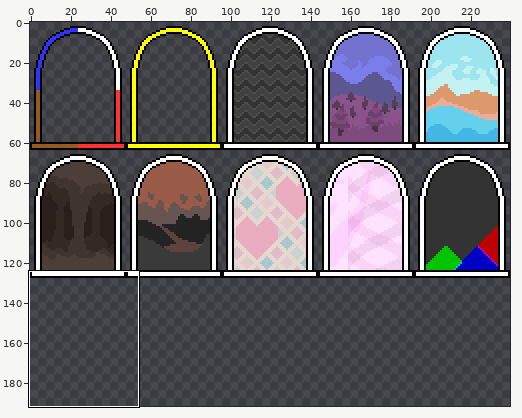
File history of a sprite sheet, Graphics/Entities/entrances.png. Above: a wide view before the commit, with the close-up outlined.
Close-up. Earlier state:
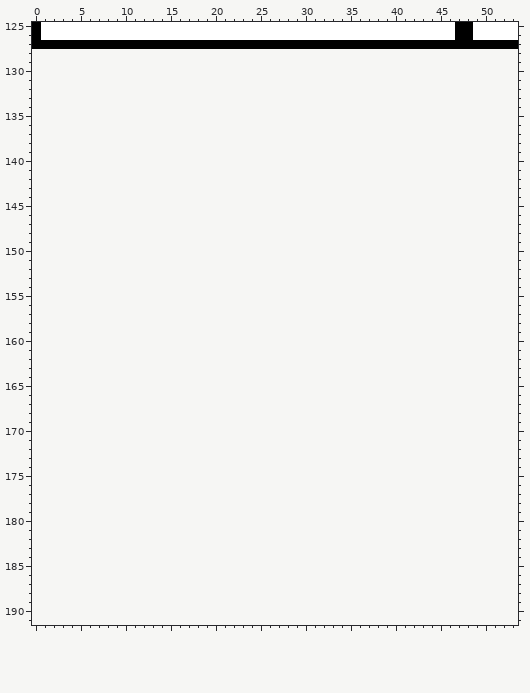
The file is 240x128 pixels. Colours within 5 levels of each other are drawn and written as one. Shown: x 0..53, y 125..191. The old version is drawn lined up with the new one, on the new canvas.
After:
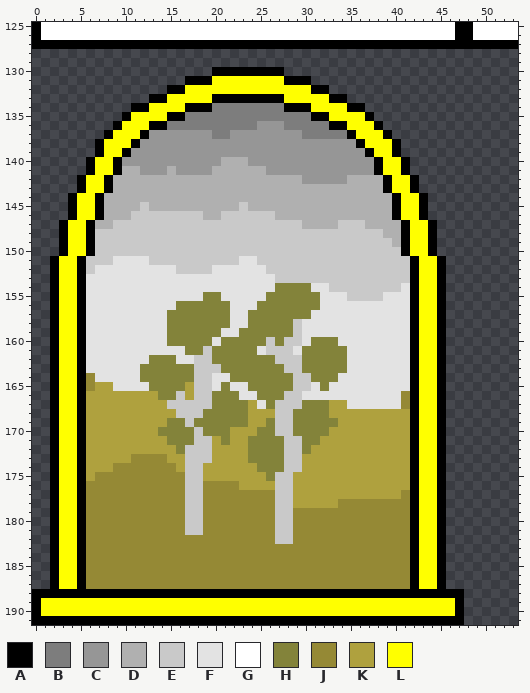
Palette (. is transparent): A #000000  B #7d7d7d  C #969696  D #b0b0b0  E #c9c9c9  F #e3e3e3  G #ffffff  H #83833a  J #958935  K #afa13e  L #ffff00
Commit message: meadowlands entrance
From old to new:
canvas 240x128 -> 240x192
y 130: x 20..27 ........ -> AAAAAAAA
y 131: x 17..30 .............. -> AAALLLLLLLLAAA
y 132: x 15..32 .................. -> AALLLLLLLLLLLLLLAA
y 133: x 13..34 ...................... -> AALLLLLAAAAAAAALLLLLAA
y 134: x 11..36 .......................... -> AALLLLAAABBBBBBBBAAALLLLAA
y 135: x 10..37 ............................ -> ALLLLAABBBBBBBBBBBBBBAALLLLA
y 136: x 9..38 .............................. -> ALLLAABBBBBBBBBBCCCBBBBBAALLLA
y 137: x 8..39 ................................ -> ALLLACCCCCCCBBCCCCCCCCBBBBBALLLA
y 138: x 7..40 .................................. -> ALLLACCCCCCCCCCCCCCCCCCCCCCCCALLLA
y 139: x 7..40 .................................. -> ALLACCCCCCCCCCCCCCCCCCCCCCCCCCALLA
y 140: x 6..41 .................................... -> ALLACCCCCCCCCCCDDDCCCCCCCCCCCCCCALLA
y 141: x 6..41 .................................... -> ALLADDCCCDCCCCDDDDDDCCCCCCCCCCCCALLA
y 142: x 5..42 ...................................... -> ALLADDDDDDDDDDDDDDDDDDDDDCCCCCDDDDALLA
y 143: x 5..42 ...................................... -> ALLADDDDDDDDDDDDDDDDDDDDDDDDDDDDDDALLA
y 144: x 4..43 ........................................ -> ALLADDDDDDDDDDDDDDDDDDDDDDDDDDDDDDDDALLA
y 145: x 4..43 ........................................ -> ALLADDDDEDDDDDDDDDDEDDDDDDDDDDDDDDDDALLA
y 146: x 4..43 ........................................ -> ALLADDDEEEEEEEEDDEEEEEEDDDDDDDDDDDDDALLA
y 147: x 3..44 .......................................... -> ALLADDEEEEEEEEEEEEEEEEEEEEEDDDDEEEDDDDALLA
y 148: x 3..44 .......................................... -> ALLAEEEEEEEEEEEEEEEEEEEEEEEEEEEEEEEEDDALLA
y 149: x 3..44 .......................................... -> ALLAEEEEEEEEEEEEEEEEEEEEEEEEEEEEEEEEEDALLA
y 150: x 3..44 .......................................... -> ALLAEEEEEEEEEEEEEEEEEEEEEEEEEEEEEEEEEEALLA
y 151: x 2..45 ............................................ -> ALLAEEEFFFFEEEEEEEEEEFFEEEEEEEEEEEEEEEEEALLA
y 152: x 2..45 ............................................ -> ALLAEFFFFFFFFFEEEEFFFFFFEEEEEEEEEEEEEEEEALLA
y 153: x 2..45 ............................................ -> ALLAFFFFFFFFFFFFFFFFFFFFFEEEEEEEEEEEEEEEALLA
y 154: x 2..45 ............................................ -> ALLAFFFFFFFFFFFFFFFFFFFFFHHHHFFEEEEEEEEFALLA
y 155: x 2..45 ............................................ -> ALLAFFFFFFFFFFFFFHHFFFFFHHHHHHFFFEEEEFFFALLA
y 156: x 2..45 ............................................ -> ALLAFFFFFFFFFFHHHHHHFFFHHHHHHHFFFFFFFFFFALLA
y 157: x 2..45 ............................................ -> ALLAFFFFFFFFFHHHHHHHFFHHHHHHHFFFFFFFFFFFALLA
y 158: x 2..45 ............................................ -> ALLAFFFFFFFFFHHHHHHHFFHHHHHEFFFFFFFFFFFFALLA
y 159: x 2..45 ............................................ -> ALLAFFFFFFFFFHHHHHHFFHHHHHHEFFFFFFFFFFFFALLA
y 160: x 2..45 ............................................ -> ALLAFFFFFFFFFHHHHHFHHHHHEHEEFHHHFFFFFFFFALLA
y 161: x 2..45 ............................................ -> ALLAFFFFFFFFFFFHHEHHHHHFEEEFHHHHHFFFFFFFALLA
y 162: x 2..45 ............................................ -> ALLAFFFFFFFHHHFFEEHHHHHHHEEEHHHHHFFFFFFFALLA
y 163: x 2..45 ............................................ -> ALLAFFFFFFHHHHHHEEEHHHHHHHEEHHHHHFFFFFFFALLA
y 164: x 2..45 ............................................ -> ALLAJFFFFFHHHHHHEEFFHHHHHHHEEHHHFFFFFFFFALLA
y 165: x 2..45 ............................................ -> ALLAJKKFFFFHHHHKEEFHFFHHHHHEEFHFFFFFFFFFALLA
y 166: x 2..45 ............................................ -> ALLAKKKKKKKKHHEKEEHHHFFHHHEEFFFFFFFFFFFJALLA
y 167: x 2..45 ............................................ -> ALLAKKKKKKKKKEEEEEHHHHKFHEEEHHHKKFFFFFFJALLA
y 168: x 2..45 ............................................ -> ALLAKKKKKKKKKKEEEHHHHHKKKEEHHHHKKKKKKKKKALLA
y 169: x 2..45 ............................................ -> ALLAKKKKKKKKKHHEHHHHHHKKHEEHHHHHKKKKKKKKALLA
y 170: x 2..45 ............................................ -> ALLAKKKKKKKKHHHHEHHHKKKHHEEHHHHKKKKKKKKKALLA
y 171: x 2..45 ............................................ -> ALLAKKKKKKKKKHHHEEKHKKHHHHEEHHKKKKKKKKKKALLA
y 172: x 2..45 ............................................ -> ALLAKKKKKKKKKKHEEEKKKKHHHHEEHKKKKKKKKKKKALLA
y 173: x 2..45 ............................................ -> ALLAKKKKKJJJJKKEEEKKKKHHHHEEKKKKKKKKKKKKALLA
y 174: x 2..45 ............................................ -> ALLAKKKJJJJJJJKEEKKKKKKHHHEEKKKKKKKKKKKKALLA
y 175: x 2..45 ............................................ -> ALLAKJJJJJJJJJJEEKKKKKKKHEEKKKKKKKKKKKKKALLA
y 176: x 2..45 ............................................ -> ALLAJJJJJJJJJJJEEJJJJKKKKEEKKKKKKKKKKKKKALLA
y 177: x 2..45 ............................................ -> ALLAJJJJJJJJJJJEEJJJJJJJJEEKKKKKKKKKKKKJALLA
y 178: x 2..45 ............................................ -> ALLAJJJJJJJJJJJEEJJJJJJJJEEKKKKKJJJJJJJJALLA
y 179..181: x 2..45 ............................................ -> ALLAJJJJJJJJJJJEEJJJJJJJJEEJJJJJJJJJJJJJALLA
y 182: x 2..45 ............................................ -> ALLAJJJJJJJJJJJJJJJJJJJJJEEJJJJJJJJJJJJJALLA
y 183..187: x 2..45 ............................................ -> ALLAJJJJJJJJJJJJJJJJJJJJJJJJJJJJJJJJJJJJALLA
y 188: x 0..47 ................................................ -> AAAAAAAAAAAAAAAAAAAAAAAAAAAAAAAAAAAAAAAAAAAAAAAA
y 189..190: x 0..47 ................................................ -> ALLLLLLLLLLLLLLLLLLLLLLLLLLLLLLLLLLLLLLLLLLLLLLA
y 191: x 0..47 ................................................ -> AAAAAAAAAAAAAAAAAAAAAAAAAAAAAAAAAAAAAAAAAAAAAAAA
Boxes around the changes in both close-ups, in picture pixels (x1, y1, x2, y2):
added: (32, 67, 464, 625)
